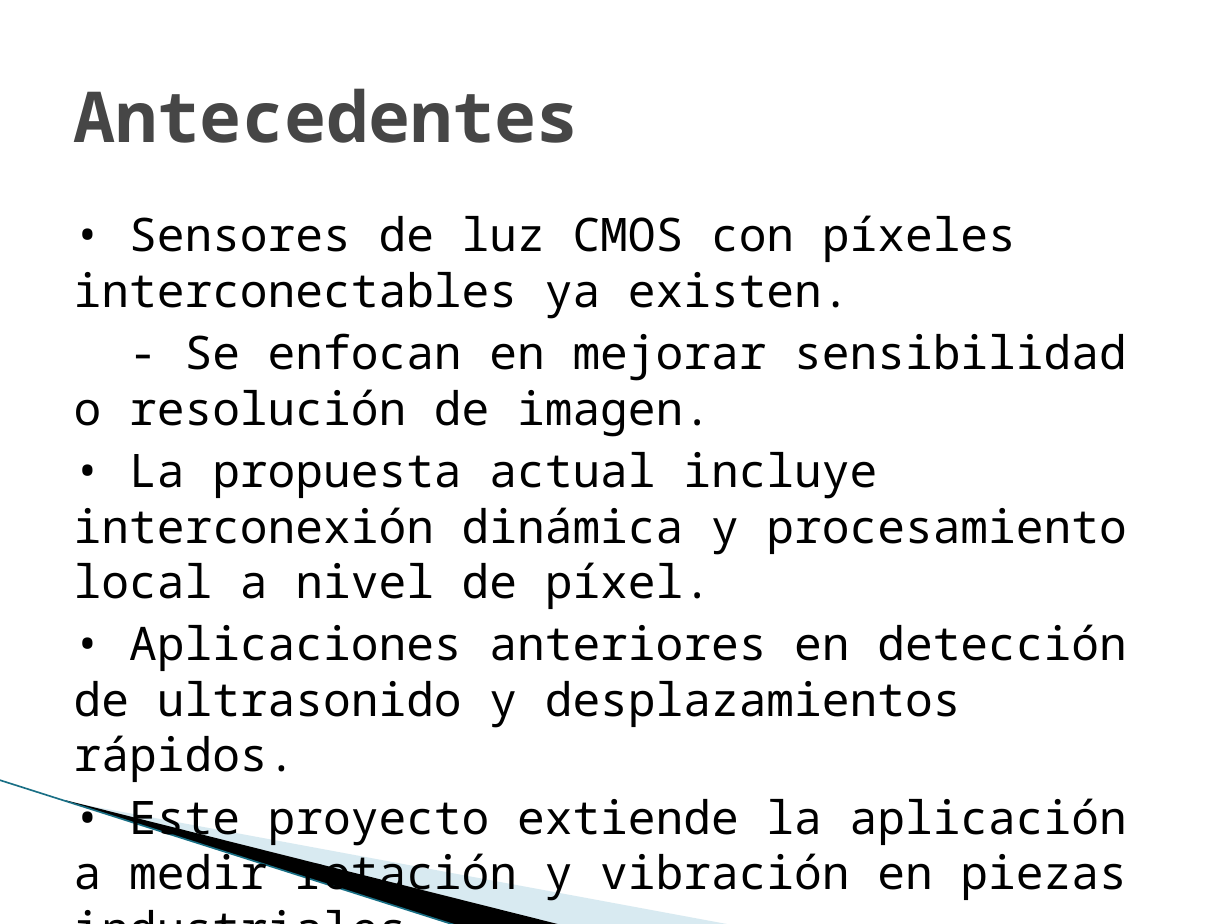
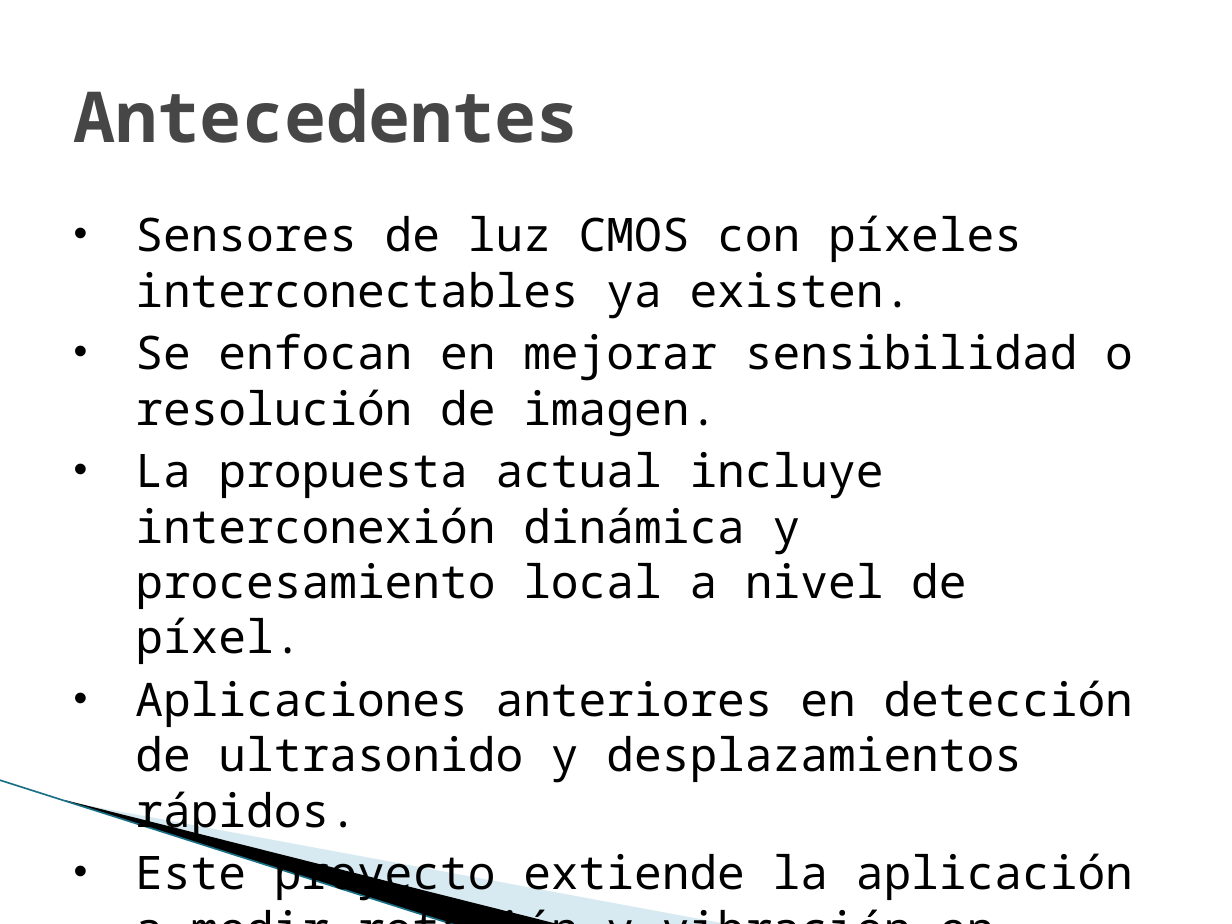
Before and after one commit to marianomorel/maestria-repo, a slide deck: slide 5 of sensores_cmos_presentacion.pptx. Drawn at 1232x924 pixels with LibreOffice and Linux fonts; fonts in the diff are those of the drawing; background and template pictures are left out. Boxes give left, top, right and bottom in pixels: in the first picture for what was removed or moved away, otherwise in the second. Text is boxed around its words. In the diff, an @@ line names an element or a change of style, - is before the commit and + after.

Commit message:
examennjSSc

```diff
--- a/sensores_cmos_presentacion.pptx
+++ b/sensores_cmos_presentacion.pptx
@@ text at box(135, 215, 1133, 901): text changed @@
-• Sensores de luz CMOS con píxeles interconectables ya existen.
-- Se enfocan en mejorar sensibilidad o resolución de imagen.
-• La propuesta actual incluye interconexión dinámica y procesamiento local a nivel de píxel.
-• Aplicaciones anteriores en detección de ultrasonido y desplazamientos rápidos.
-• Este proyecto extiende la aplicación a medir rotación y vibración en piezas industriales.
+• Sensores de luz CMOS con píxeles interconectables ya existen.
+• Se enfocan en mejorar sensibilidad o resolución de imagen.
+• La propuesta actual incluye interconexión dinámica y procesamiento local a nivel de píxel.
+• Aplicaciones anteriores en detección de ultrasonido y desplazamientos rápidos.
+• Este proyecto extiende la aplicación a medir rotación y vibración en piezas industriales.
```
